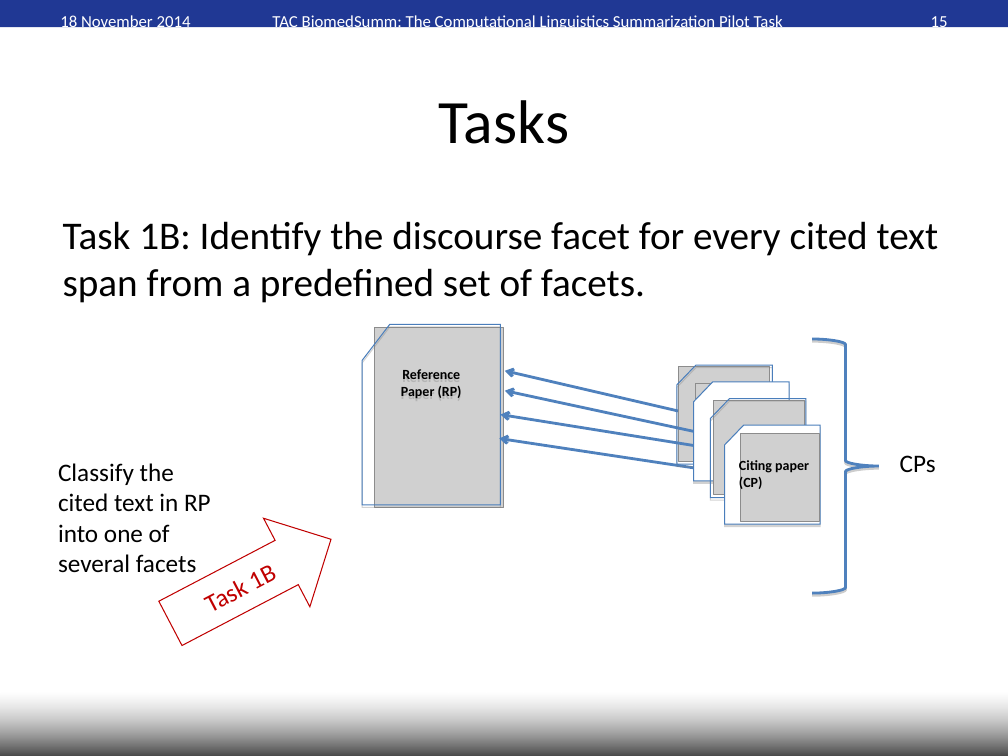
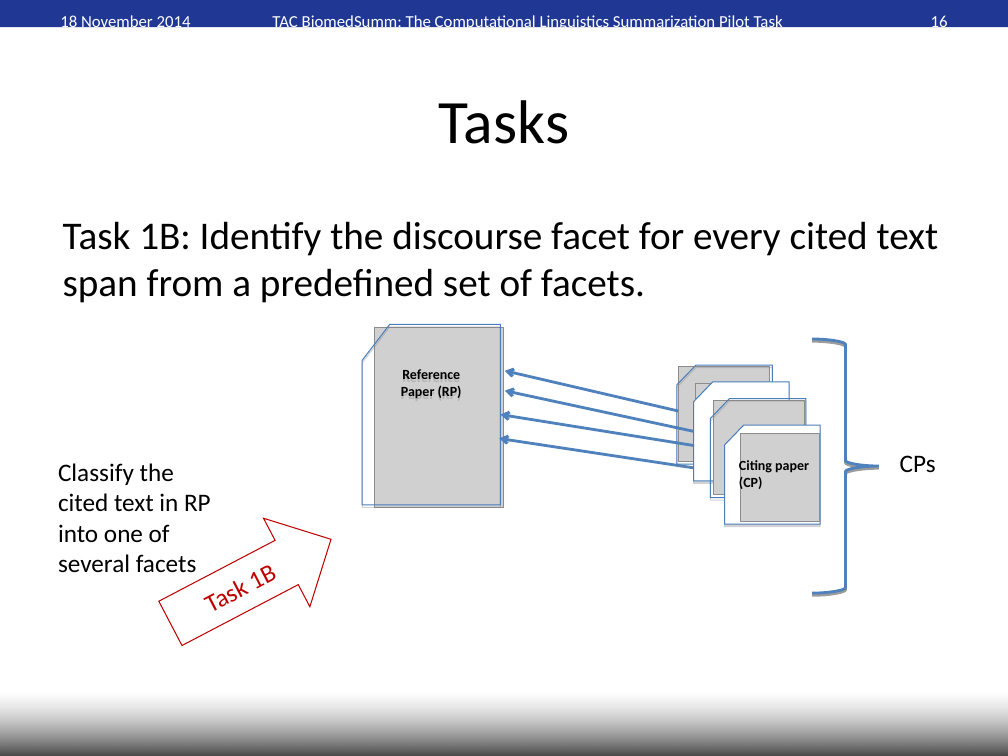
Before and after one commit to WING-NUS/scisumm-corpus, a slide deck: slide 16 of workshop_paper/TAC2014-planning.ppt (slide 15 before the commit). Drawn at 1008x756 pixels with LibreOffice and Linux fonts; fonts in the diff are those of the drawing; grey boxes stand for pictures; background and template pictures are left out. Boxes give left, top, right and bottom in pixels: in the first picture for what was removed or moved away, otherwise in the second. Text is boxed around its words. In the diff, an @@ line names an element or a change of style, - is before the commit and + after.

```diff
--- a/workshop_paper/TAC2014-planning.ppt
+++ b/workshop_paper/TAC2014-planning.ppt
@@ page number at (931,14,948,32): text changed @@
-15
+16
@@ freeform shape at (812,339,879,593): shadow changed @@
```
Also in this commit, not shown: 4 other slides changed, 1 slide added, 1 other file.
